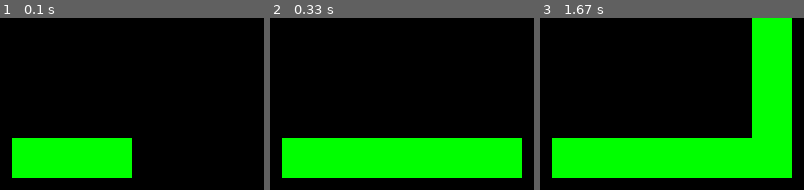
Above: before the commit, frames 1-3 (left to right).
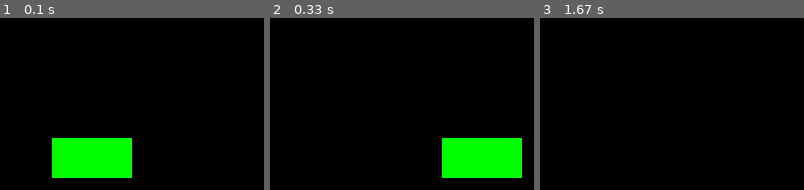
Above: after the commit, the same moments.

Repository: sobadrush/Pygame_Snake
Game: pygame game, started from snake.py
The game is run twice, just before and just after one commit, with the same random seed, the same clock (stepped at 60 frames per second) and the same inputs.
Inputs:
- Up to frame 1 (0.1 s): no input
- Up to frame 2 (0.33 s): no input
- Up to frame 3 (1.67 s): tap W at 0.33 s

The runs differ from the first frame. In frame 1, 3.5% of the frame differs, in the area x 4-20%, y 69-94%; in frame 2, 14%; in frame 3, 32%, in the area x 4-96%, y 0-94%.

Commit message:
[refactor](遊戲): 調整畫面清除順序
- 將 `screen.fill(BLACK)` 移動到蛇移動邏輯之後，繪製蛇身體之前。
- 確保每幀畫面在繪製新內容前，能正確清除舊內容，優化渲染效果。

Diff:
--- a/snake.py
+++ b/snake.py
@@ -32,9 +32,6 @@
 direction = 'RIGHT'
 change_to = direction
 
-# 畫面渲染
-screen.fill(BLACK)
-
 while True:
 
   # 這幾行註解掉看看
@@ -68,9 +65,11 @@
   if direction == 'RIGHT':
       snake_pos[0] += BLOCK_SIZE
 
+  # 畫面渲染
+  screen.fill(BLACK)
+
   # 蛇身體移動機制
   # print(f"list(snake_pos) = {list(snake_pos)}")
-
   snake_body.insert(0, list(snake_pos)) # 將新蛇頭位置插入蛇身體列表
   snake_body.pop() # 移除蛇尾
 
